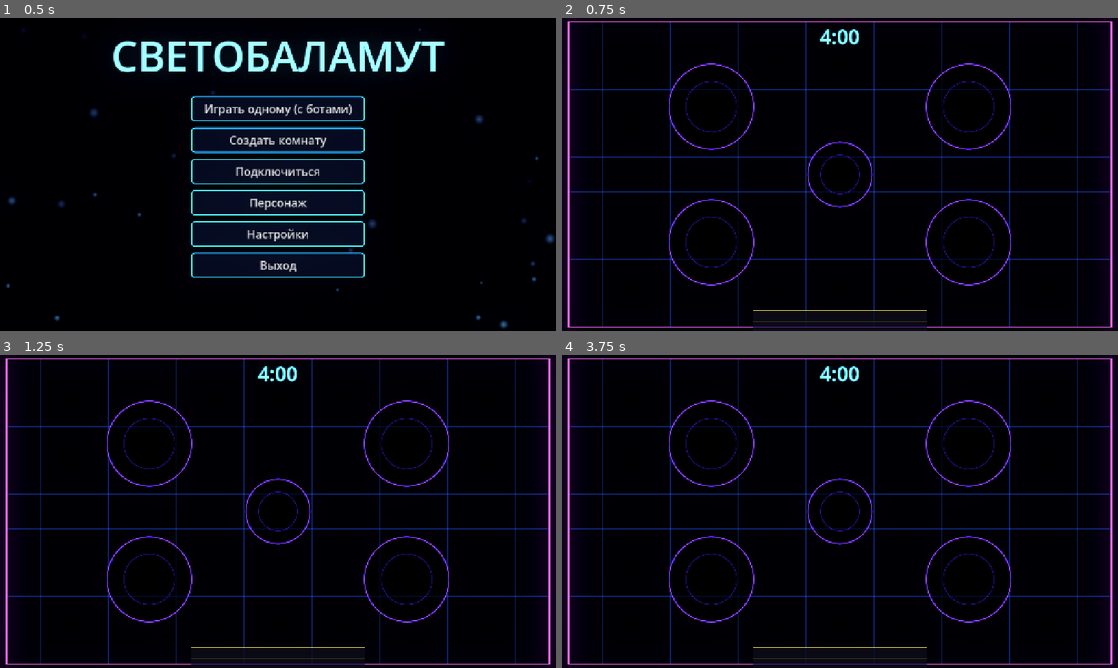
Above: before the commit, frames 1-4 (two rows, left to right).
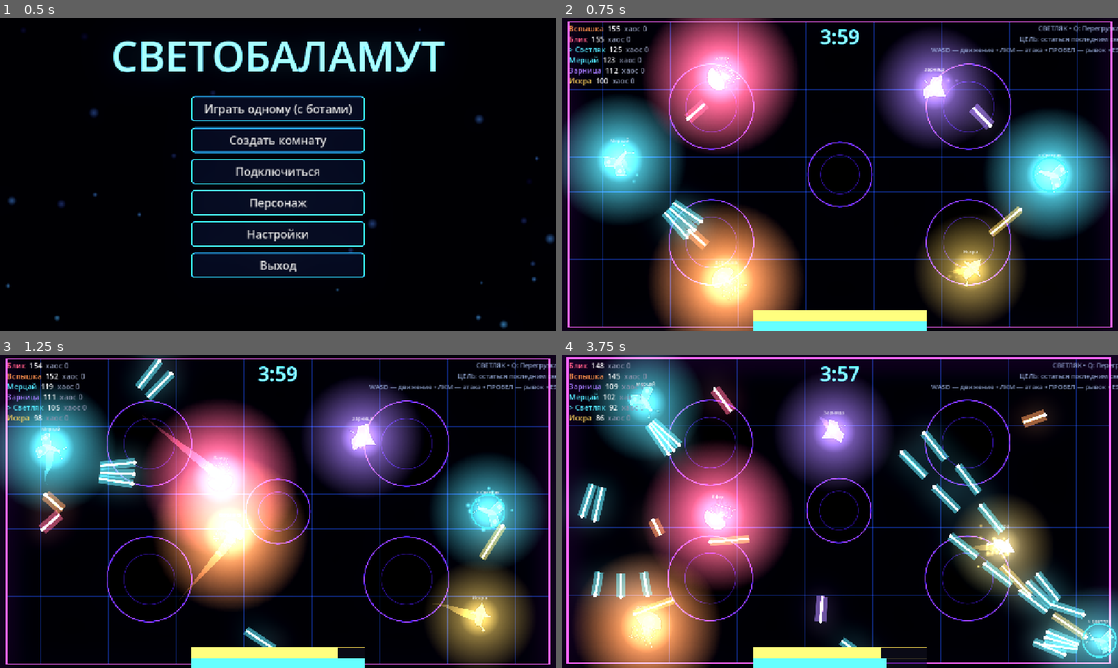
Above: after the commit, the same moments.

Repository: DvoreZZKy/svetobalamut
Game: Godot game, scene res://scenes/menu.tscn
The game is run twice, just before and just after one commit, with the same random seed, the same clock (stepped at 60 frames per second) and the same inputs.
Inputs (mouse positions are in pixels of both pictures, inside the frame that each line leads up to):
- Up to frame 1 (0.5 s): no input
- Up to frame 2 (0.75 s): click "Играть одному (с ботами)" at 0.5 s
- Up to frame 3 (1.25 s): no input
- Up to frame 4 (3.75 s): tap Enter (restart) at 1.25 s; move the mouse to (962, 495) at 1.27 s; hold D (right) 1.28-2.03 s; tap Q (ability) at 1.35 s; click (962, 495) at 1.42 s; move the mouse to (728, 527) at 2.02 s; hold S (down) 2.03-2.78 s; tap Space (dash) at 2.1 s; move the mouse to (895, 442) at 2.77 s; press the mouse at (895, 442) at 2.78 s; hold D (right) 2.78-3.53 s; move the mouse to (812, 574) at 3.52 s; release the mouse at (812, 574) at 3.53 s; hold W (up) from 3.53 s (still down); tap E (possess) at 3.6 s; click (812, 574) at 3.67 s

Frame 1 is identical in both runs. In frame 2, 48% of the frame differs, in the area x 0-100%, y 0-100%; in frame 3, 43%; in frame 4, 50%.
Error before the commit: Parse Error: Cannot infer the type of "reduced" variable because the value doesn't have a set type. (res://scripts/sim.gd:338)

Commit message:
Fix typed damage calculation crash

Diff:
--- a/scripts/sim.gd
+++ b/scripts/sim.gd
@@ -335,7 +335,7 @@
 
 
 func _damage(p: Dictionary, dmg: float, src: int, bounced: bool) -> void:
-	var reduced := dmg * p.defense
+	var reduced: float = dmg * float(p.get("defense", 1.0))
 	if p.kind == 1 and p.ability_t > 0.0:
 		reduced *= 0.25
 	p.light -= reduced
